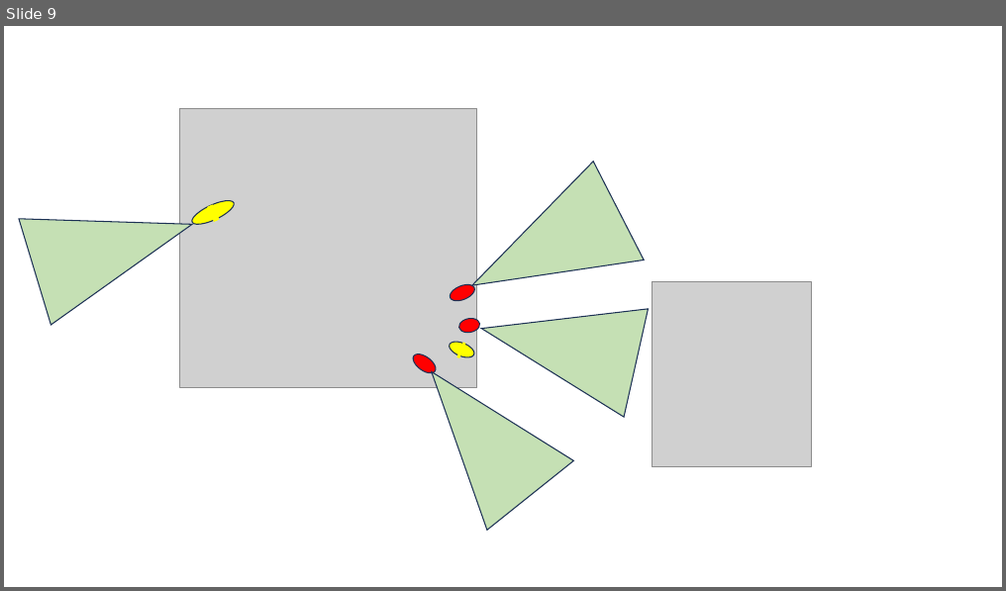
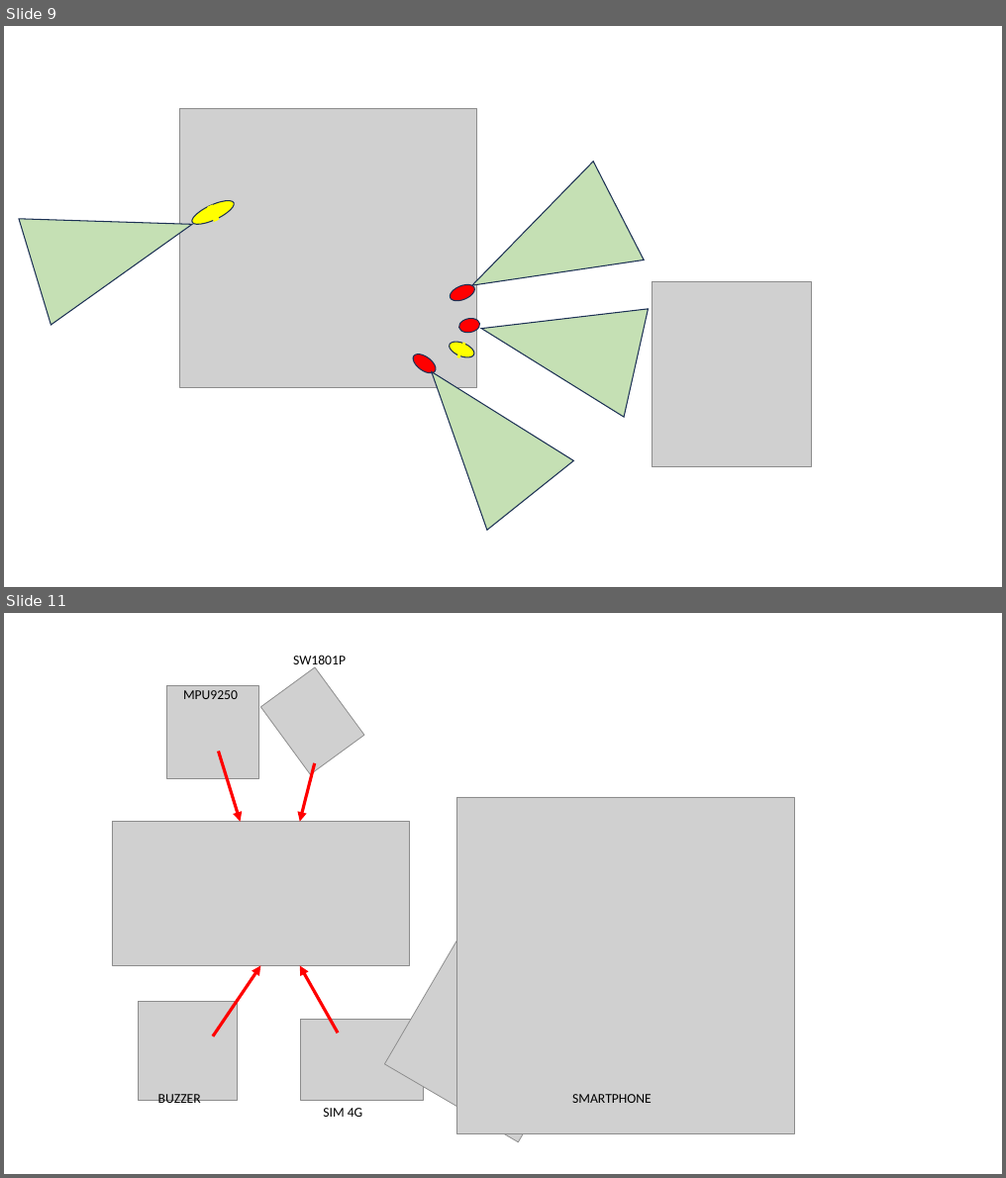
Before and after one commit to vo-hp/Power-Weelchair, a slide deck: presentation.pptx. Shown one above the other, each under a label of ours: slide 9 before the commit, slides 9 and 11 after it; the slides between them are not shown. The pictures are 1006x591 and 1006x1178 pixels, drawn with LibreOffice and Linux fonts; fonts in the diff are those of the drawing; grey boxes stand for pictures. Boxes give left, top, right and bottom in pixels: in the first picture for what was removed or moved away, otherwise in the second. Text is boxed around its words. In the diff, an @@ line names an element or a change of style, - is before the commit and + after.

```diff
--- a/presentation.pptx
+++ b/presentation.pptx
@@ slide 11 added at (x1=4, y1=613, x2=1002, y2=1174), background #FFFFFF @@
@@ picture added at (x1=260, y1=667, x2=364, y2=775) @@
@@ text added at (x1=293, y1=655, x2=346, y2=668), 13 pt, text #000000 @@
+SW1801P
@@ picture added at (x1=166, y1=686, x2=259, y2=779) @@
@@ text added at (x1=183, y1=690, x2=238, y2=699), 13 pt, text #000000 @@
+MPU9250
@@ arrow added from (218, 752) to (240, 822), #FF0000 3 pt @@
@@ arrow added from (315, 763) to (300, 822), #FF0000 3 pt @@
@@ picture added at (x1=456, y1=797, x2=795, y2=1135) @@
@@ picture added at (x1=112, y1=822, x2=410, y2=966) @@
@@ picture added at (x1=384, y1=931, x2=596, y2=1143) @@
@@ arrow added from (213, 1037) to (260, 965), #FF0000 3 pt @@
@@ arrow added from (338, 1033) to (300, 965), #FF0000 3 pt @@
@@ picture added at (x1=138, y1=1001, x2=237, y2=1100) @@
@@ picture added at (x1=300, y1=1020, x2=423, y2=1100) @@
@@ text added at (x1=158, y1=1094, x2=201, y2=1107), 13 pt, text #000000 @@
+BUZZER
@@ text added at (x1=323, y1=1108, x2=363, y2=1117), 13 pt, text #000000 @@
+SIM 4G
@@ text added at (x1=572, y1=1094, x2=651, y2=1103), 13 pt, text #000000 @@
+SMARTPHONE
```
Also in this commit, not shown: 1 slide changed, 1 slide removed, 2 other files.
